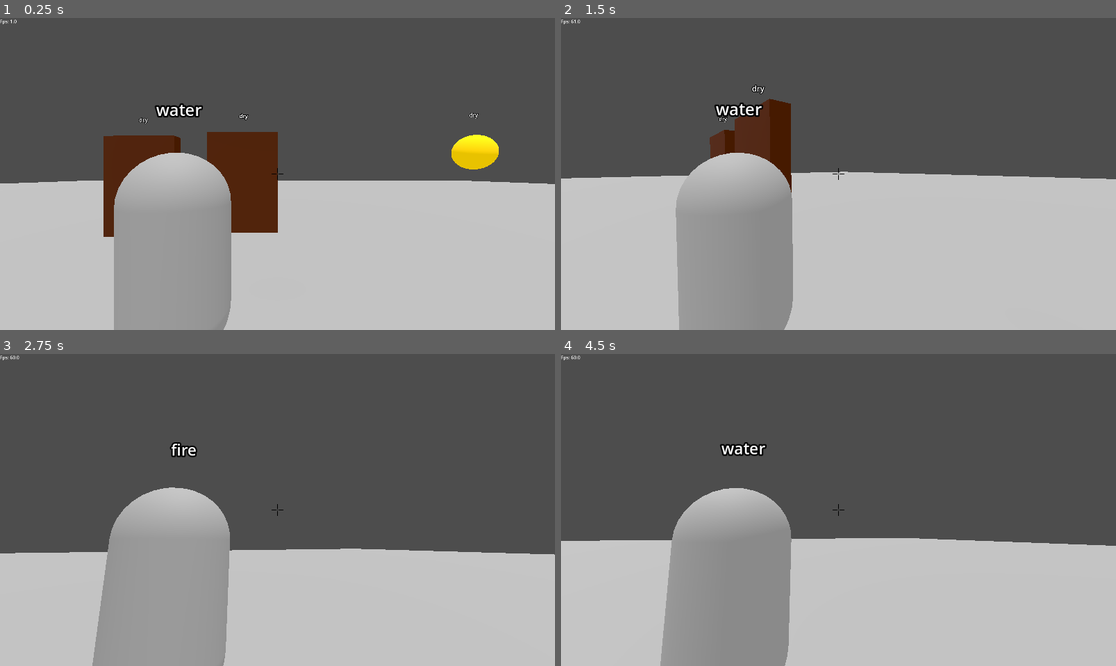
Above: before the commit, frames 1-4 (two rows, left to right).
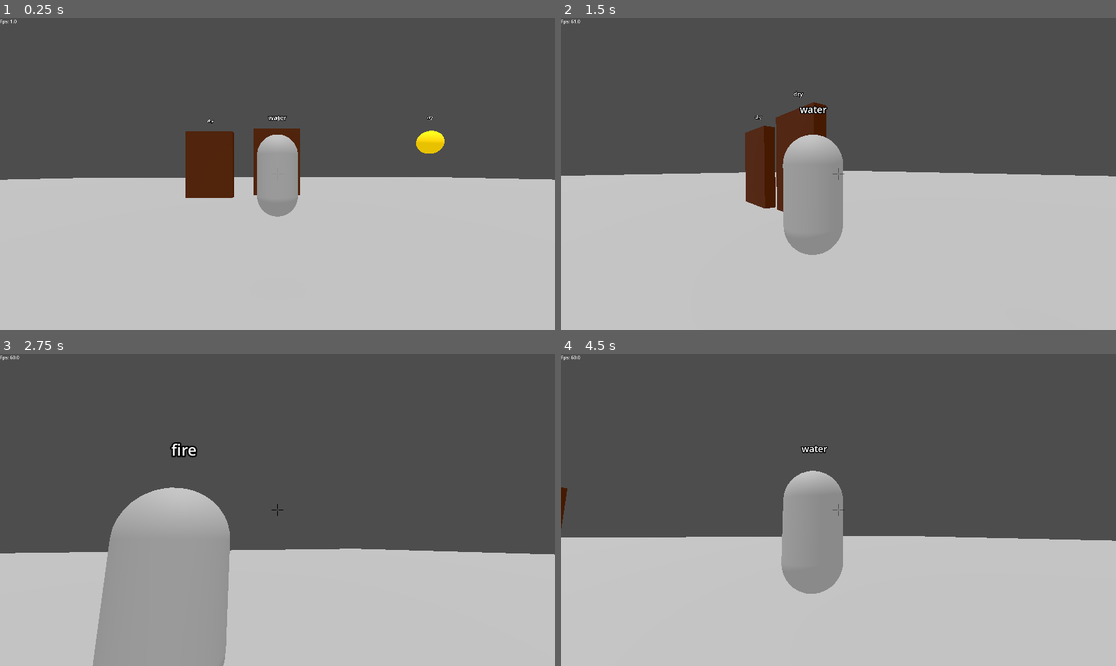
Above: after the commit, the same moments.

Repository: JZxAkuma/FIT2145-Game-Prototype-1
Game: Godot game, scene res://world.tscn
The game is run twice, just before and just after one commit, with the same random seed, the same clock (stepped at 60 frames per second) and the same inputs.
Inputs (mouse positions are in pixels of both pictures, inside the frame that each line leads up to):
- Up to frame 1 (0.25 s): no input
- Up to frame 2 (1.5 s): tap Enter (ui_accept) at 0.5, 0.77 s; move the mouse to (866, 174) at 0.52 s; hold Right mouse button (aim, bound only after the commit) 0.53-1.28 s; hold W (up) from 0.53 s (still down); click (866, 174) at 0.6 s; move the mouse to (810, 174) at 1.27 s; right-click (810, 174) at 1.35 s
- Up to frame 3 (2.75 s): keep holding W (up); tap Enter (ui_accept) at 1.52 s; click (249, 510) at 1.55 s; move the mouse to (288, 503) at 2.02 s; hold Right mouse button (aim, bound only after the commit) from 2.03 s (still down); tap Mouse wheel down (scroll_down) at 2.1 s
- Up to frame 4 (4.5 s): keep holding W (up); move the mouse to (832, 516) at 2.77 s; release Right mouse button (aim, bound only after the commit) at 2.78 s; tap Mouse wheel up (scroll_up) at 2.85 s; tap Enter (ui_accept) at 3.02, 3.77 s; click (832, 516) at 3.05 s; move the mouse to (877, 513) at 3.52 s; hold Right mouse button (aim, bound only after the commit) 3.53-4.28 s; click (877, 513) at 3.6 s; move the mouse to (794, 506) at 4.27 s; right-click (794, 506) at 4.35 s

The runs differ from the first frame. In frame 1, 18% of the frame differs, in the area x 0-100%, y 27-100%; in frame 2, 16%; in frame 3, less than 0.1%; in frame 4, 16%.

Commit message:
added aiming + aim_tween

Diff:
--- a/player.gd
+++ b/player.gd
@@ -8,6 +8,16 @@
 @onready var castline: RayCast3D = $"camera point/SpringArm3D/Camera3D/RayCast3D"
 @onready var debug_label: Label = $"Control/casting to"
 @onready var cast_point: Marker3D = $"cast point"
+@export var aim_camera_pos: Vector3 = Vector3(0.969,0.792,0.0)
+@export var aim_spring_length: float = 2.0
+@export var default_spring_length : float = 5.0
+@onready var crosshair: TextureRect = $Control/Crosshair
+@onready var camera:Camera3D = $"camera point/SpringArm3D/Camera3D"
+@onready var camerapoint : Node3D = $"camera point"
+@onready var springarm: SpringArm3D = $"camera point/SpringArm3D"
+@export var aim_tween_legnht : float = 0.1
+var aim_tween: Tween
+
 
 var waterball_scene = preload("res://water_ball.tscn")
 var fireball_scene = preload("res://fireball.tscn")
@@ -18,6 +28,13 @@
 	earth,
 	fire
 }
+
+enum states{
+	default,
+	aiming
+}
+
+var state : states = states.default
 
 var selection: elements = elements.water
 
@@ -30,11 +47,20 @@
 		pivot.rotate_x(deg_to_rad(-event.relative.y * sens))
 		pivot.rotation.x = clamp(pivot.rotation.x, deg_to_rad(-90),deg_to_rad(45))
 
+
 func _physics_process(delta: float) -> void:
+	_camera_state()
 	_cast_lenght()
-	if Input.is_action_just_pressed("shoot"):
-		if castline.is_colliding():
-			_cast_selection()
+	if Input.is_action_pressed("aim"):
+		state = states.aiming
+	else:
+		state = states.default
+
+	if state == states.aiming:
+		if Input.is_action_just_pressed("shoot"):
+			if castline.is_colliding():
+				_cast_selection()
+
 	_change_power()
 	_selection_display()
 	_cast_detection()
@@ -117,3 +143,25 @@
 
 		elements.earth:
 			castline.target_position = Vector3(0,-300,0)
+
+func _camera_state():
+	match state:
+		states.aiming:
+			if aim_tween:
+				aim_tween.kill()
+
+			aim_tween = create_tween()
+			aim_tween.set_parallel(true)
+			aim_tween.tween_property(crosshair,"modulate:a",1,aim_tween_legnht)
+			aim_tween.tween_property(camerapoint,"position",aim_camera_pos,aim_tween_legnht)
+			aim_tween.tween_property(springarm,"spring_length",aim_spring_length,aim_tween_legnht)
+
+		states.default:
+			if aim_tween:
+				aim_tween.kill()
+
+			aim_tween = create_tween()
+			aim_tween.set_parallel(true)
+			aim_tween.tween_property(crosshair,"modulate:a",0,aim_tween_legnht)
+			aim_tween.tween_property(camerapoint,"position",Vector3.ZERO,aim_tween_legnht)
+			aim_tween.tween_property(springarm,"spring_length",default_spring_length,aim_tween_legnht)
--- a/player.tscn
+++ b/player.tscn
@@ -32,14 +32,13 @@
 shape = SubResource("CapsuleShape3D_tlwt5")
 
 [node name="camera point" type="Node3D" parent="."]
-transform = Transform3D(1, 0, 0, 0, 1, 0, 0, 0, 1, 0.96931, 0.791513, 0)
+transform = Transform3D(1, 0, 0, 0, 1, 0, 0, 0, 1, 0, 0.562621, 0)
 
 [node name="SpringArm3D" type="SpringArm3D" parent="camera point"]
-spring_length = 2.0
+spring_length = 5.0
 margin = 0.5
 
 [node name="Camera3D" type="Camera3D" parent="camera point/SpringArm3D"]
-transform = Transform3D(1, 0, 0, 0, 1, 0, 0, 0, 1, 2.50345, 0, 3.08118)
 
 [node name="RayCast3D" type="RayCast3D" parent="camera point/SpringArm3D/Camera3D"]
 transform = Transform3D(1, 0.000113591, -0.000140877, -0.000140846, -0.000338703, -1, -0.00011363, 1, -0.00033869, 0, 0, 0)
@@ -58,7 +57,7 @@
 offset_right = 40.0
 offset_bottom = 23.0
 
-[node name="TextureRect" type="TextureRect" parent="Control"]
+[node name="Crosshair" type="TextureRect" parent="Control"]
 layout_mode = 1
 anchors_preset = 8
 anchor_left = 0.5
--- a/project.godot
+++ b/project.godot
@@ -62,3 +62,8 @@
 "events": [Object(InputEventMouseButton,"resource_local_to_scene":false,"resource_name":"","device":-1,"window_id":0,"a …(253 unchanged characters)…
 ]
 }
+aim={
+"deadzone": 0.2,
+"events": [Object(InputEventMouseButton,"resource_local_to_scene":false,"resource_name":"","device":-1,"window_id":0,"alt_pressed":false,"shift_pressed":false,"ctrl_pressed":false,"meta_pressed":false,"button_mask":0,"position":Vector2(0, 0),"global_position":Vector2(0, 0),"factor":1.0,"button_index":2,"canceled":false,"pressed":false,"double_click":false,"script":null)
+]
+}
--- a/world.tscn
+++ b/world.tscn
@@ -31,6 +31,8 @@
 
 [node name="player" parent="." instance=ExtResource("1_f3sb7")]
 transform = Transform3D(1, 0.000169131, 0.000385628, -0.000169436, 1, 0.000843148, -0.000385494, -0.000843209, 1, 0.0192072, 1.38108, 3.93)
+sens = 0.5
+aim_camera_pos = Vector3(0.969, 0.792, 0)
 
 [node name="DirectionalLight3D" type="DirectionalLight3D" parent="."]
 transform = Transform3D(1, 0, 0, 0, 0.225614, 0.974217, 0, -0.974217, 0.225614, 0, 9.40327, 0)
